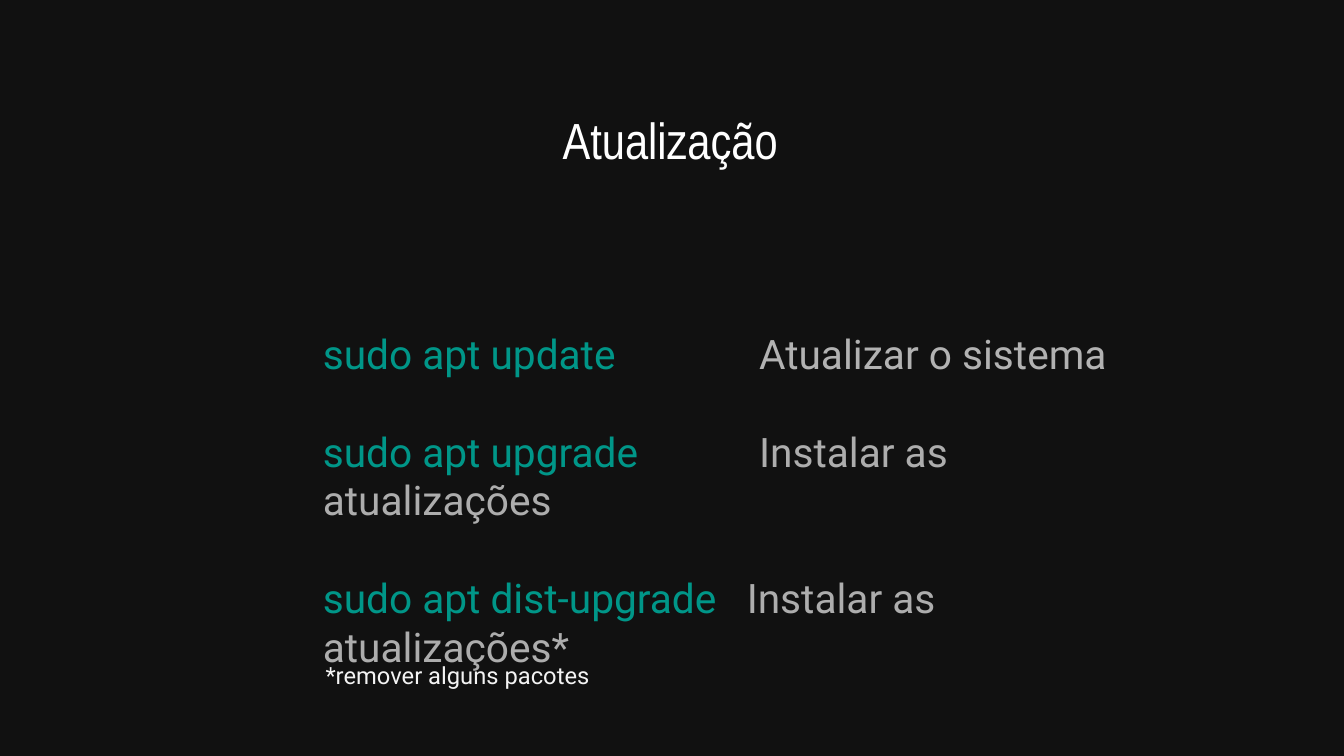
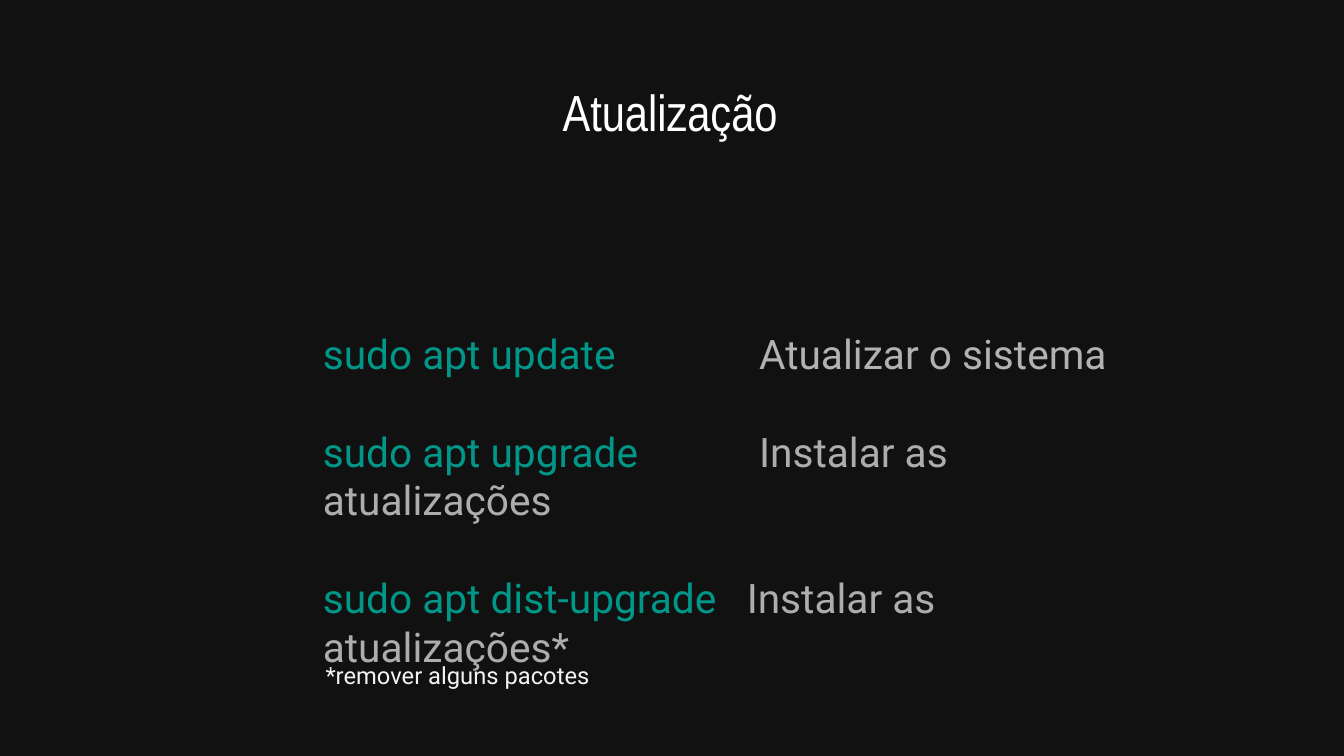
Before and after one commit to allythy/Palestras, a slide deck: slide 29 of Minicurso Do Terminal GNU-Linux ao Python/VI Workshop da Escola de Engenharias e TI.odp (slide 32 before the commit). Drawn at 1344x756 pixels with LibreOffice and Linux fonts; fonts in the diff are those of the drawing. Boxes give left, top, right and bottom in pixels: in the first picture for what was removed or moved away, otherwise in the second. Text is boxed around its words. In the diff, an @@ line names an element or a change of style, - is before the commit and + after.

```diff
--- a/Minicurso Do Terminal GNU-Linux ao Python/VI Workshop da Escola de Engenharias e TI.odp
+++ b/Minicurso Do Terminal GNU-Linux ao Python/VI Workshop da Escola de Engenharias e TI.odp
@@ text "Atualização": place and size @@
-text "Atualização" at (563,122,778,169)
+text "Atualização" at (563,94,778,140)
```
Also in this commit, not shown: 7 other slides changed, 1 slide added, 19 slides removed, 5 other files.
